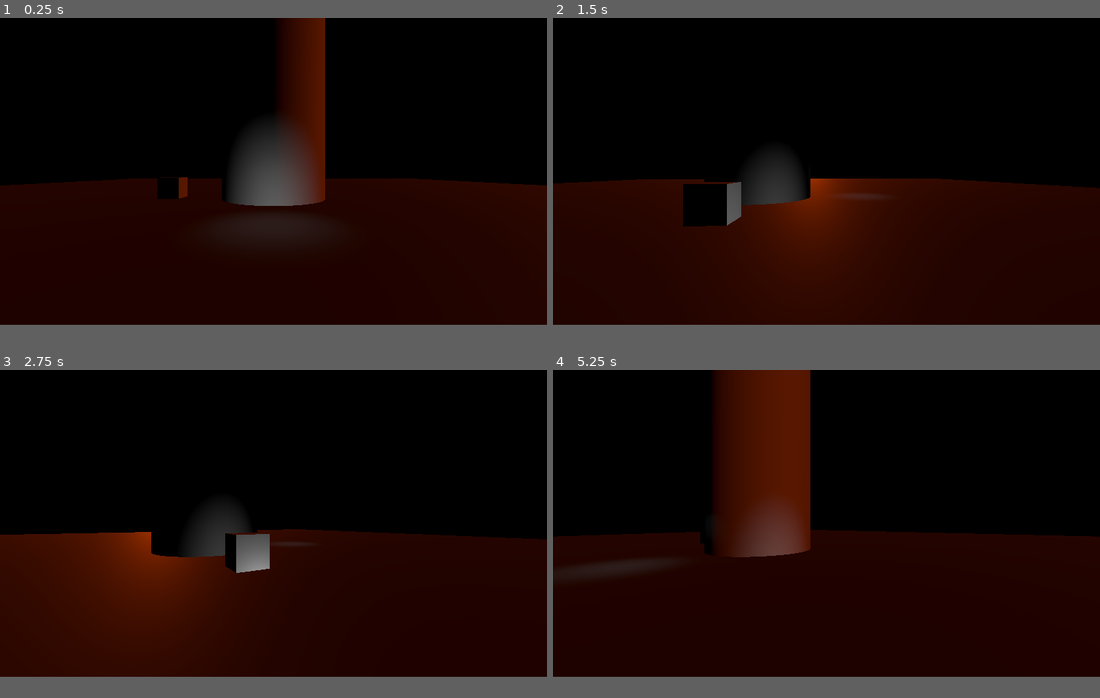
Above: before the commit, frames 1-4 (two rows, left to right).
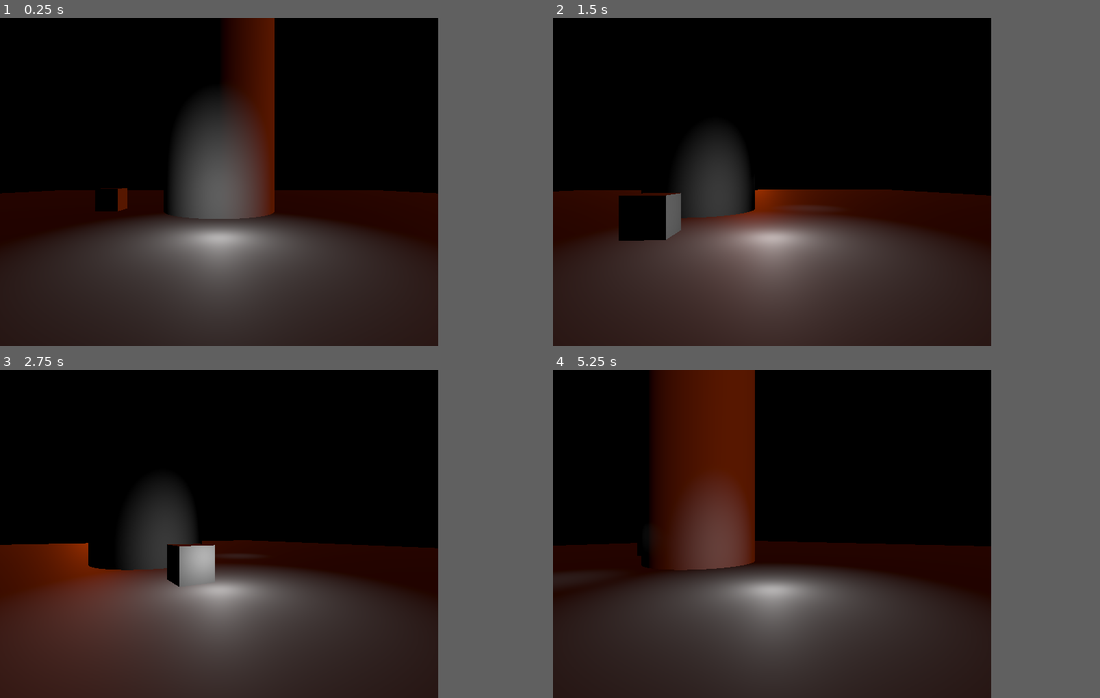
Above: after the commit, the same moments.

Repository: punchcafe/duskfall
Game: Godot game, scene res://world.tscn
The game is run twice, just before and just after one commit, with the same random seed, the same clock (stepped at 60 frames per second) and the same inputs.
Inputs:
- Up to frame 1 (0.25 s): no input
- Up to frame 2 (1.5 s): tap Enter at 0.5 s; hold Right (ui_right) 0.53-1.28 s; tap Space (jump) at 0.77 s; hold Left (ui_left) from 1.28 s (still down)
- Up to frame 3 (2.75 s): tap Space (jump) at 1.52 s; release Left (ui_left) at 2.03 s; hold Right (ui_right) from 2.03 s (still down)
- Up to frame 4 (5.25 s): tap Space (jump) at 3.02, 3.77, 4.52 s; release Right (ui_right) at 3.53 s; hold Left (ui_left) from 3.53 s (still down)
In our replay, the window is 799x449 before the commit and 640x480 after it. These sizes can differ from the game's own. Grey fills any space a smaller window leaves; there, only what the larger window draws over its background counts as a difference.

The runs differ from the first frame. In frame 1, 45% of the frame differs, in the area x 0-100%, y 0-94%; in frame 2, 38%; in frame 3, 38%; in frame 4, 48%.

Commit message:
:bento: add mood light and reduce pixel resolution

Diff:
--- a/project.godot
+++ b/project.godot
@@ -15,6 +15,14 @@
 config/features=PackedStringArray("4.1", "GL Compatibility")
 config/icon="res://icon.svg"
 
+[display]
+
+window/size/viewport_width=640
+window/size/viewport_height=480
+window/size/mode=3
+window/stretch/mode="viewport"
+window/stretch/aspect="ignore"
+
 [input]
 
 jump={
--- a/world.tscn
+++ b/world.tscn
@@ -39,7 +39,7 @@
 shape = SubResource("BoxShape3D_s1er0")
 
 [node name="OmniLight3D" type="OmniLight3D" parent="Player Orbit/Player"]
-transform = Transform3D(1, 0, 0, 0, 1, 0, 0, 0, 1, 0, -1.05096, 0)
+transform = Transform3D(1, 0, 0, 0, 1, 0, 0, 0, 1, 0, 0.168876, 0)
 
 [node name="MeshInstance3D" type="MeshInstance3D" parent="."]
 transform = Transform3D(5, 0, 0, 0, 5, 0, 0, 0, 5, 0, 5, 0)
